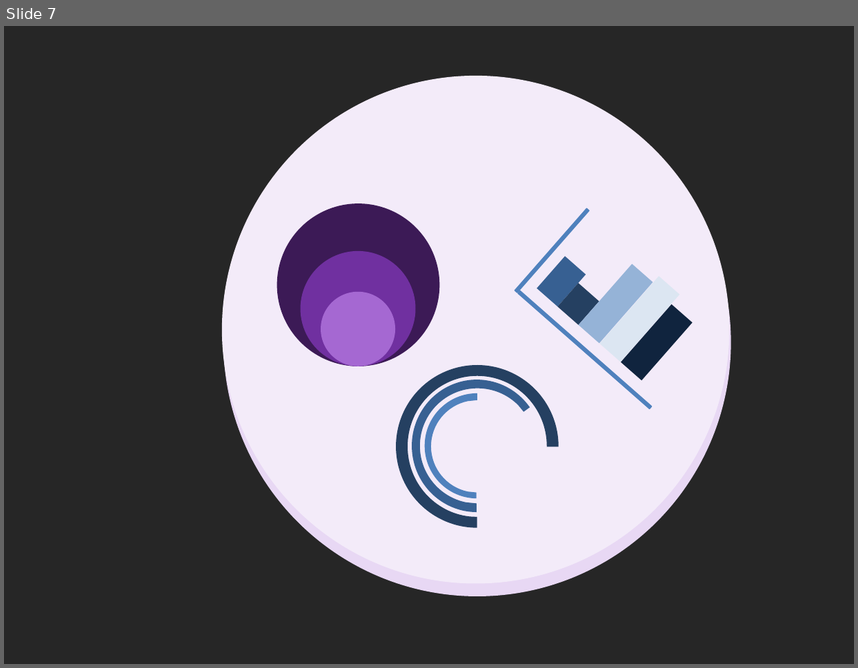
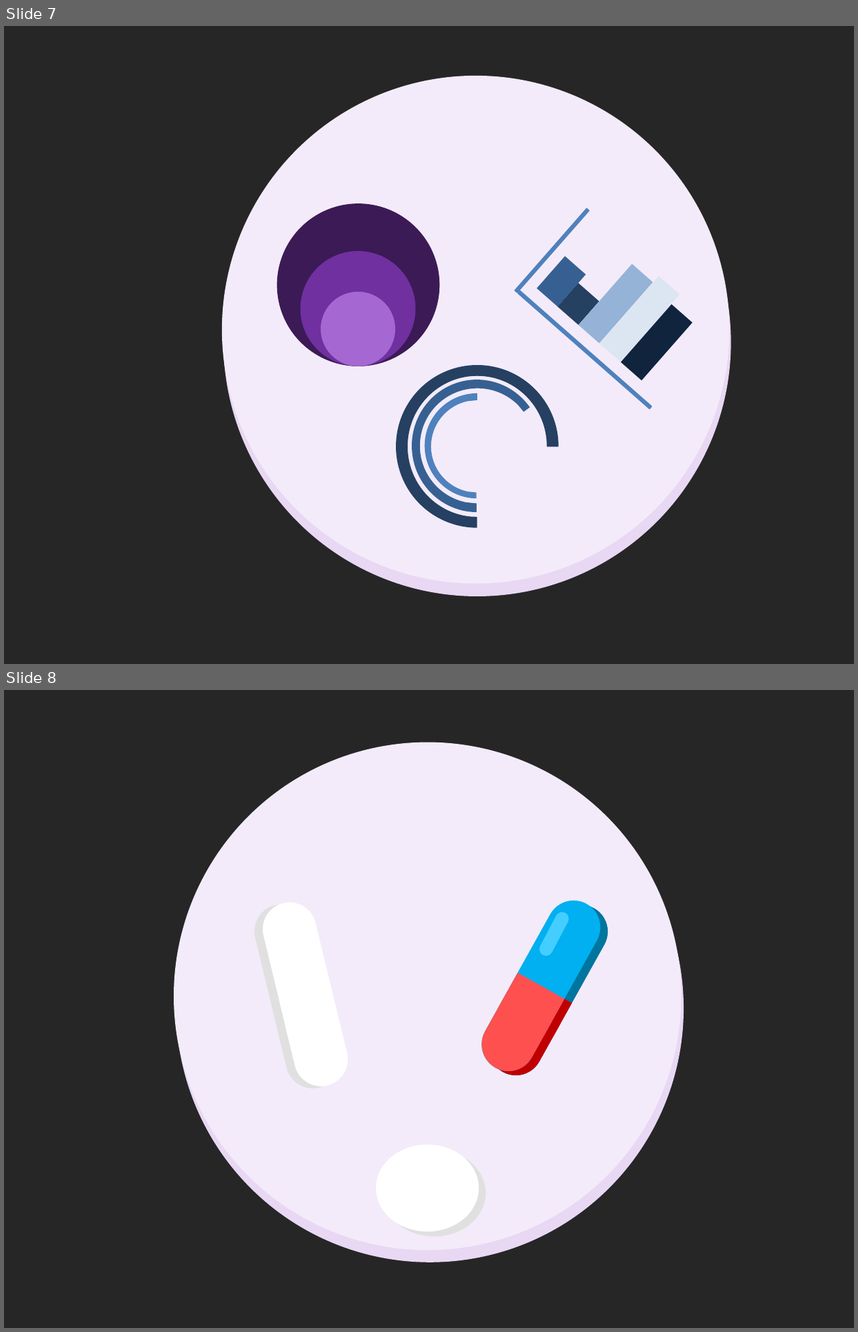
Before and after one commit to gustavogitzel/Discussex, a slide deck: Rascunhos/Logo - PP2.pptx. Shown one above the other, each under a label of ours: slide 7 before the commit, slides 7 and 8 after it. The pictures are 858x668 and 858x1332 pixels, drawn with LibreOffice and Linux fonts; fonts in the diff are those of the drawing. Boxes give left, top, right and bottom in pixels: in the first picture for what was removed or moved away, otherwise in the second. Text is boxed around its words. In the diff, an @@ line names an element or a change of style, - is before the commit and + after.

```diff
--- a/Rascunhos/Logo - PP2.pptx
+++ b/Rascunhos/Logo - PP2.pptx
@@ slide 8 added at [4, 690, 854, 1328], background #262626 @@
@@ ellipse added at [174, 742, 682, 1250], fill #F3EBF9 @@
@@ ellipse added at [176, 755, 684, 1262], fill #E8D8F4 @@
@@ group added at [472, 890, 617, 1085]: 5 rounded rectangles, 2 rectangles @@
@@ group added at [249, 896, 353, 1094]: 4 rounded rectangles, 2 rectangles @@
@@ ellipse added at [377, 1144, 479, 1231], fill #FFFFFF @@
@@ ellipse added at [383, 1149, 486, 1236], fill #E0E0E0 @@
```
Also in this commit, not shown: 1 slide removed.
